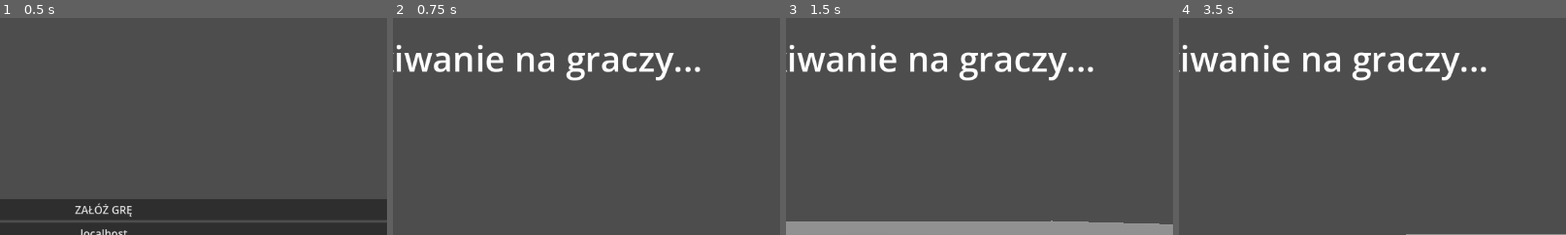
Above: before the commit, frames 1-4 (left to right).
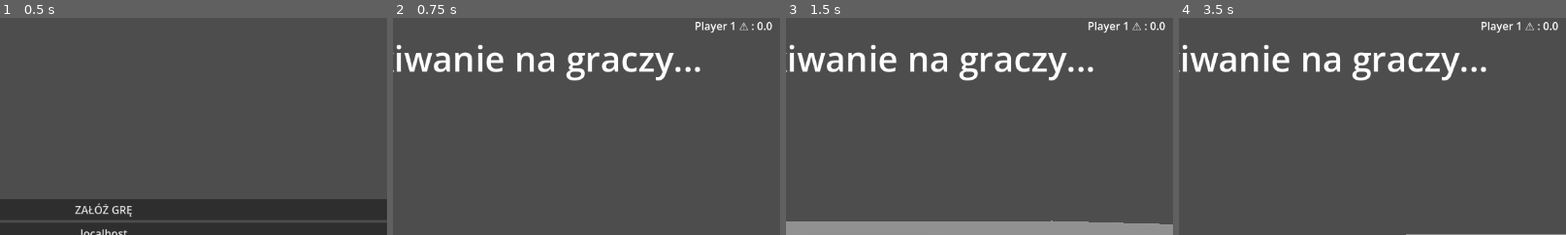
Above: after the commit, the same moments.

Repository: etper/tag-game
Game: Godot game, scene res://scenes/main menu.tscn
The game is run twice, just before and just after one commit, with the same random seed, the same clock (stepped at 60 frames per second) and the same inputs.
Inputs (mouse positions are % of the whole screen's width and height, from its top left):
- Up to frame 1 (0.5 s): no input
- Up to frame 2 (0.75 s): click "ZAŁÓŻ GRĘ" at 0.5 s
- Up to frame 3 (1.5 s): tap Enter at 1.25 s; move the mouse to (55, 50) at 1.27 s; hold W (move_forward) from 1.28 s (still down)
- Up to frame 4 (3.5 s): keep holding W (move_forward); tap Space (jump) at 1.52, 2.27 s; move the mouse to (45, 50) at 2.02 s; move the mouse to (52, 48) at 2.77 s
The pictures show only the part of the screen within x 36-86%, y 0-50%; the shares and areas given below are measured in that part.

Frame 1 is identical in both runs. In frame 2, 0.3% of the frame differs, in the area x 78-98%, y 1-7%; in frame 3, 0.3%; in frame 4, 0.3%.

Commit message:
score pressure ui

Diff:
--- a/scenes/main.tscn
+++ b/scenes/main.tscn
@@ -40,6 +40,17 @@
 horizontal_alignment = 1
 vertical_alignment = 1
 
+[node name="ScoreboardLabel" type="Label" parent="CanvasLayer" unique_id=781536177]
+offset_left = 868.0
+offset_right = 1152.0
+offset_bottom = 123.0
+
+[node name="PressureBar" type="TextureProgressBar" parent="CanvasLayer" unique_id=1509003843]
+offset_left = 444.0
+offset_top = 168.0
+offset_right = 718.0
+offset_bottom = 220.0
+
 [node name="SpawnPoints" type="Node" parent="." unique_id=1982106776]
 
 [node name="Spawn1" type="Marker3D" parent="SpawnPoints" unique_id=642117754]
--- a/scripts/network.gd
+++ b/scripts/network.gd
@@ -17,6 +17,10 @@
 
 @onready var tag_sound = $TagSound
 
+@onready var scoreboard_label = $CanvasLayer/ScoreboardLabel
+
+@onready var pressure_bar = $CanvasLayer/PressureBar
+
 @export var burst_scene: PackedScene
 
 var min_players = 2
@@ -231,6 +235,33 @@
 		GameState.ENDING:
 			status_label.text = "Koniec rundy!"
 
+	# SCOREBOARD UI
+	var sorted_players = player_scores.keys()
+
+	sorted_players.sort_custom(func(a, b):
+		return player_scores[a] > player_scores[b]
+	)
+
+	var score_text = ""
+
+	for id in sorted_players:
+
+		var line = "Player " + str(id)
+
+		if id == it_player_id:
+			line += " [IT]"
+
+		if id == sorted_players[0]:
+			line += " ⚠"
+
+		line += " : " + str(snapped(player_scores[id], 0.1))
+
+		score_text += line + "\n"
+
+	scoreboard_label.text = score_text
+
+	pressure_bar.value = get_local_pressure_ratio() * 100.0
+
 func start_countdown():
 
 	game_state = GameState.COUNTDOWN
@@ -350,3 +381,20 @@
 	add_child(burst)
 
 	burst.global_position = pos + Vector3.UP
+
+func get_local_pressure_ratio():
+
+	var local_id = multiplayer.get_unique_id()
+
+	if !player_scores.has(local_id):
+		return 0.0
+
+	var highest = 0.0
+
+	for id in player_scores:
+		highest = max(highest, player_scores[id])
+
+	if highest <= 0:
+		return 0.0
+
+	return player_scores[local_id] / highest
--- a/scripts/notes.gd
+++ b/scripts/notes.gd
@@ -9,7 +9,6 @@
 		#
 	#parkour movement
 	#score pressure
-		#it gains points over time, highest score loses
 		#shrinking safe zone, gaining points outside fog
 		#combo scoring, tag someone within 5s of becoming IT, lose some points
 	#tagging feel good
